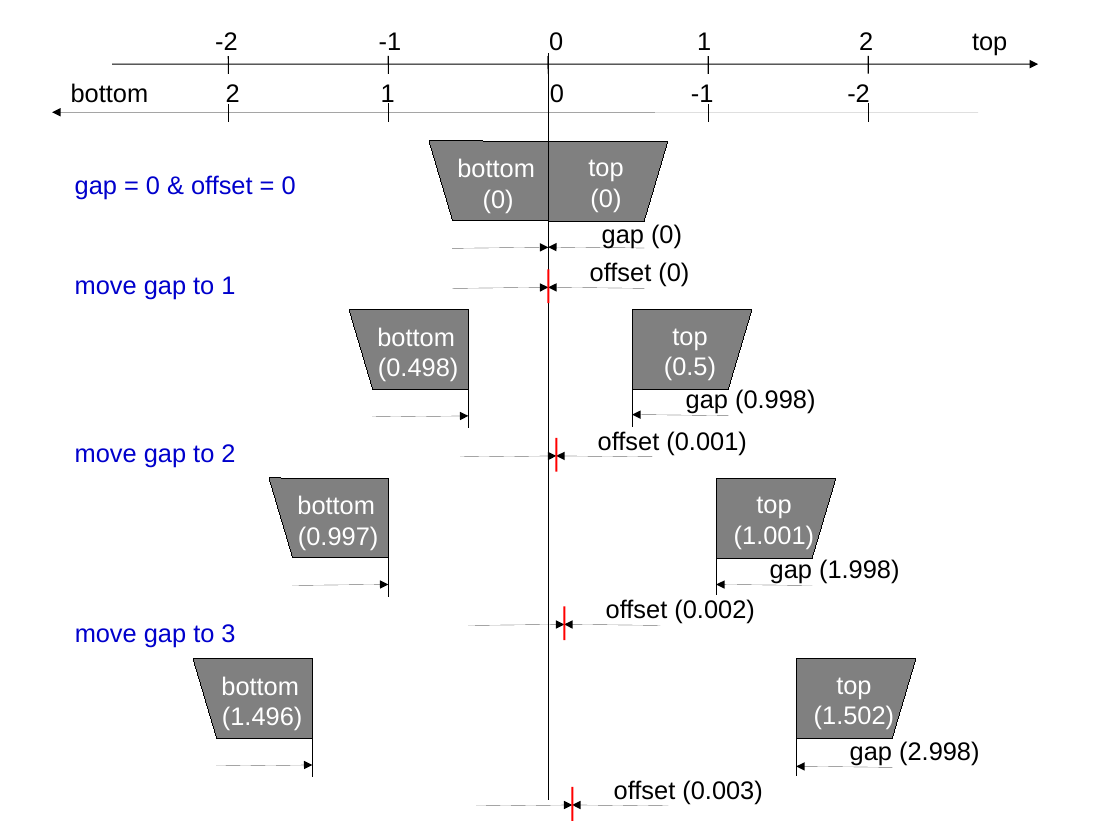
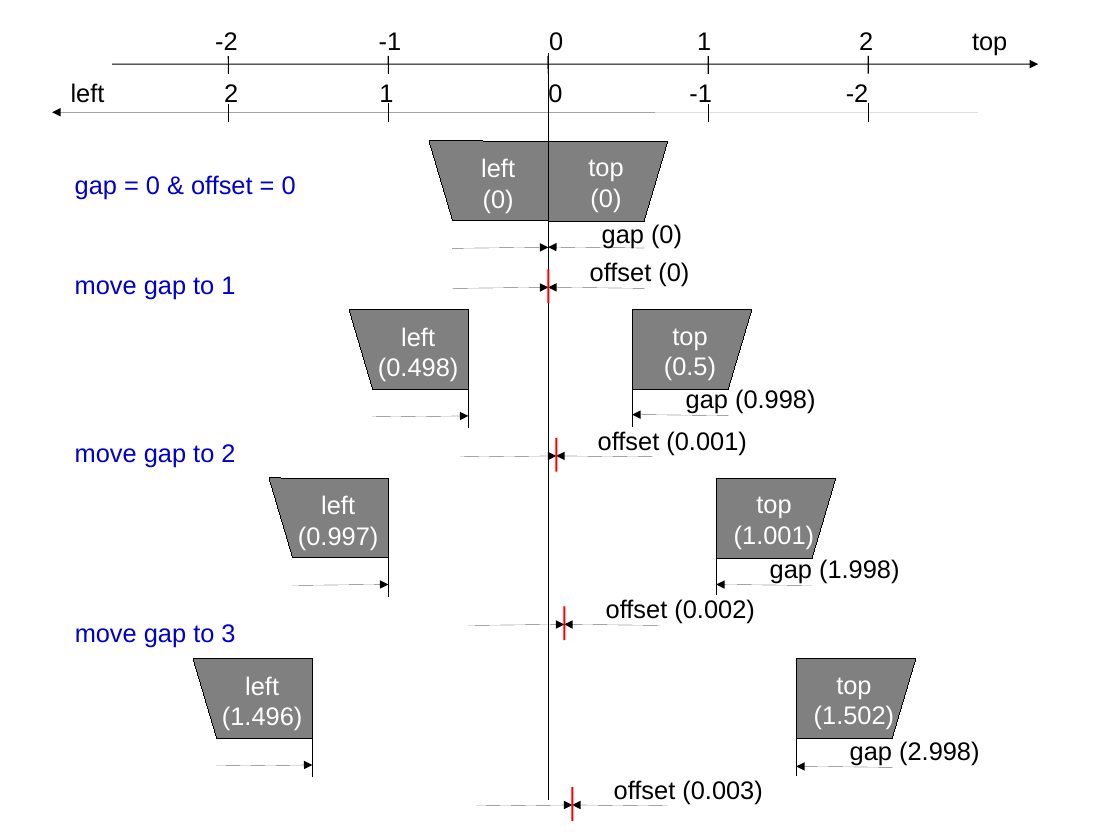
Before and after one commit to sardana-org/sardana, a slide deck: slide 16 of doc/sketches/sketches.odp. Drawn at 1120x840 pixels with LibreOffice and Linux fonts; fonts in the diff are those of the drawing. Boxes give left, top, right and bottom in pixels: in the first picture for what was removed or moved away, otherwise in the second. Text is boxed around its words. In the diff, an @@ line names an element or a change of style, - is before the commit and + after.

Commit message:
Rename motors to left & right
Change physical motor names, from bottom & top to left & right which better
fits to the drawings.

```diff
--- a/doc/sketches/sketches.odp
+++ b/doc/sketches/sketches.odp
@@ text at <box>71,81,869,107</box>: text changed @@
-bottom 2 1 0 -1 -2
+left 2 1 0 -1 -2
@@ text at <box>481,158,515,177</box>: text changed @@
-bottom
+left
@@ text at <box>401,327,435,346</box>: text changed @@
-bottom
+left
@@ text at <box>321,495,355,514</box>: text changed @@
-bottom
+left
@@ text at <box>245,676,279,695</box>: text changed @@
-bottom
+left
```
Also in this commit, not shown: 1 other slide changed, 3 other files.
